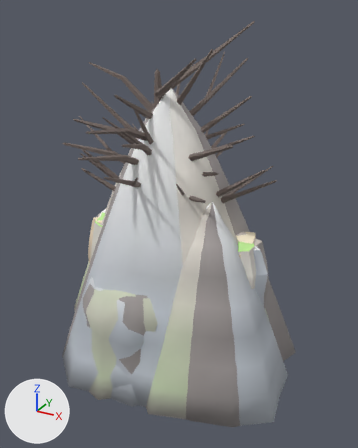
The glTF model src/assets3d/frontier-biome-art.glb: old version first, new version second.
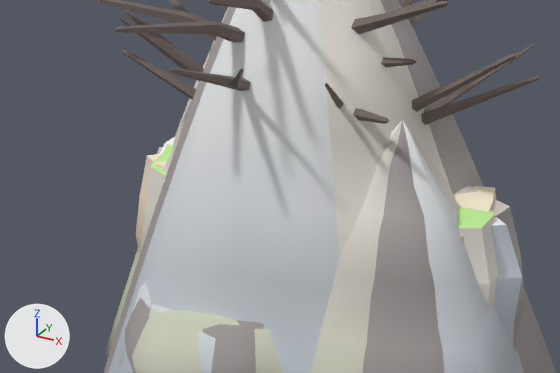
Old and new are each drawn whole from a camera (50 mm lens) standing at (4.92, -8.56, 7.05) and looking at (0.18, 0.07, 2.74) and again close up on the part from 7% to 80% of the width and 32% to 71% of the height. Arrows for +X, +Y and +Z are at lower left; the lights stay in place. The last two pictures show the newer version. Where no turn or scale is listed for an object, it has been applied to the vertices.

The older version as bpy lines, for what is in view:
```python
me_mesh_38 = bpy.data.meshes.new('Mesh_38')
me_mesh_38.from_pydata(...)  # 104 vertices, 180 faces; spans x -1.95..1.3, y -0.86..1.51, z -0.1..5.56
me_mesh_38.materials.append(mat_trunk)
me_mesh_7 = bpy.data.meshes.new('Mesh_7')
me_mesh_7.from_pydata(...)  # 538 vertices, 1056 faces; spans x -3.13..2.77, y -2.44..2.37, z -0.38..5.66
me_mesh_7.materials.append(mat_rock)
me_mesh_8 = bpy.data.meshes.new('Mesh_8')
me_mesh_8.from_pydata(...)  # 538 vertices, 1056 faces; spans x -2.97..2.92, y -2.3..2.43, z -0.38..5.66
me_mesh_8.materials.append(mat_rock)
ob_mountain_meadow = bpy.data.objects.new('mountain:meadow', me_mesh_7)
ob_mountain_meadow.location = (0.0, 0.0, 0.0)
ob_mountain_volcanic = bpy.data.objects.new('mountain:volcanic', me_mesh_8)
ob_mountain_volcanic.location = (0.0, 0.0, 0.0)
ob_tree_volcanic_3_far_trunk = bpy.data.objects.new('tree:volcanic:3:far:trunk', me_mesh_38)
ob_tree_volcanic_3_far_trunk.location = (0.0, 0.0, 0.0)
# also in view: 'mountain:snow' at (-0.03, 0.11, 2.64); 'cliffwall:volcanic' at (-0.02, -0.08, 1.36); 'tree:volcanic:0:near:trunk' at (0.24, -0.15, 2.78); 'cliffwall:meadow' at (0.04, -0.02, 1.36); 'tree:volcanic:2:near:trunk' at (-0.2, 0.03, 3.1)
```
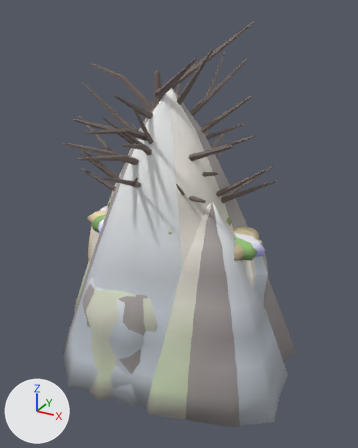
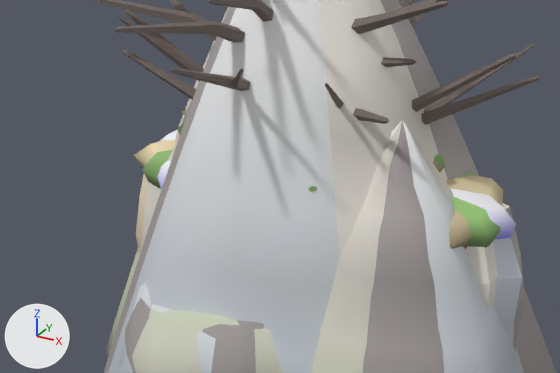
Where the change shows, as pixel boxes [x1, y1, x2, y2] in the close-ups (560 x 373 px):
'cliffcap:arid', added (mostly hidden)
    after: [134, 110, 503, 249]
'cliffcap:meadow', added (mostly hidden)
    after: [142, 122, 501, 248]
'cliffcap:snow', added (mostly hidden)
    after: [157, 130, 516, 239]
'cliffwall:arid', unchanged, covered by the edit
    before: [136, 154, 496, 254]
    after: [136, 174, 148, 254]

Edits to the bpy script that builds the scene:
```text
Add me_mesh_9_1:
    me_mesh_9_1.from_pydata(...)  # 138 vertices, 264 faces; spans x -2.08..2.2, y -1.0..0.95, z 2.35..3.28
    me_mesh_9_1.materials.append(mat_bush)
Add me_mesh_8_1:
    me_mesh_8_1.from_pydata(...)  # 138 vertices, 264 faces; spans x -2.09..2.04, y -1.05..1.02, z 2.35..3.28
    me_mesh_8_1.materials.append(mat_bush)
Add me_mesh_7_1:
    me_mesh_7_1.from_pydata(...)  # 138 vertices, 264 faces; spans x -2.05..2.12, y -1.07..1.02, z 2.35..3.28
    me_mesh_7_1.materials.append(mat_bush)
Add ob_cliffcap_snow:
    ob_cliffcap_snow = bpy.data.objects.new('cliffcap:snow', me_mesh_9_1)
    ob_cliffcap_snow.location = (0.0, 0.0, 0.0)
Add ob_cliffcap_arid:
    ob_cliffcap_arid = bpy.data.objects.new('cliffcap:arid', me_mesh_8_1)
    ob_cliffcap_arid.location = (0.0, 0.0, 0.0)
Add ob_cliffcap_meadow:
    ob_cliffcap_meadow = bpy.data.objects.new('cliffcap:meadow', me_mesh_7_1)
    ob_cliffcap_meadow.location = (0.0, 0.0, 0.0)
```
